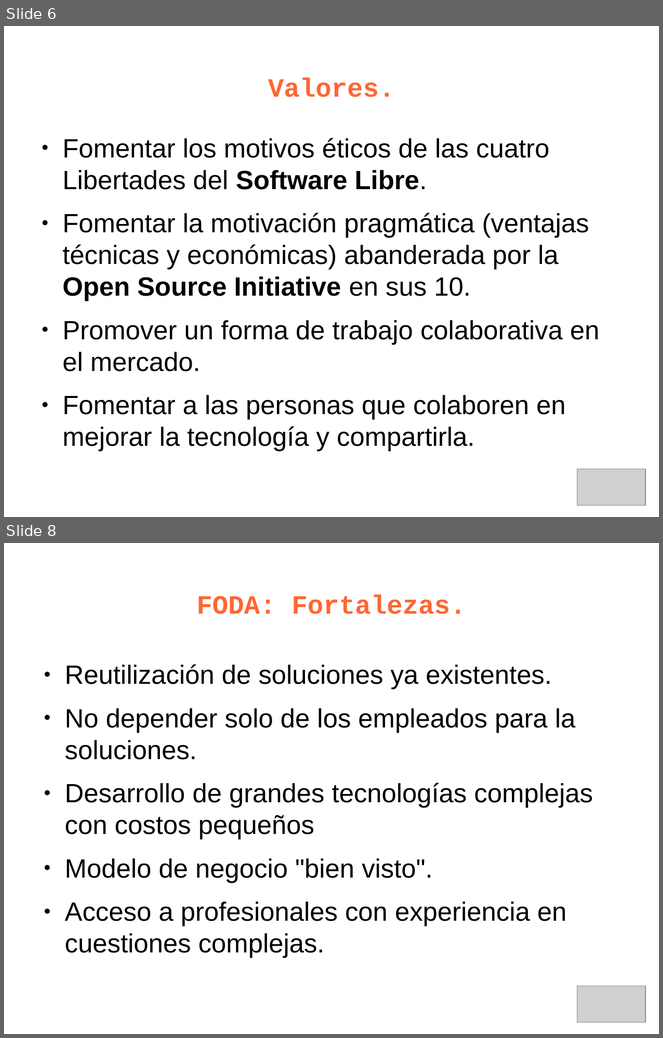
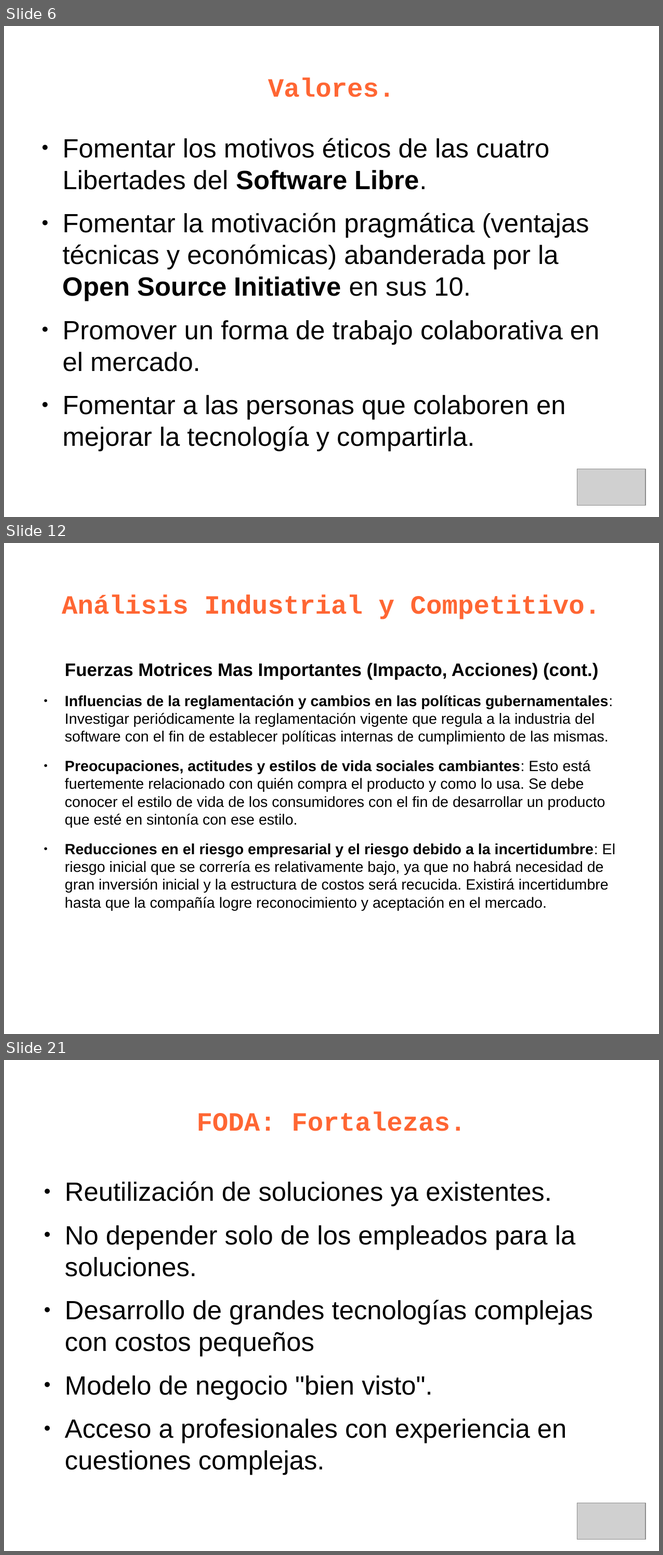
Before and after one commit to leliel12/jbc-utn, a slide deck: 5to/ger_est/kenya_p.odp. Shown one above the other, each under a label of ours: slides 6 and 8 before the commit, slides 6, 12 and 21 after it; the slides between them are not shown. The pictures are 663x1038 and 663x1555 pixels, drawn with LibreOffice and Linux fonts; fonts in the diff are those of the drawing; grey boxes stand for pictures. Boxes give left, top, right and bottom in pixels: in the first picture for what was removed or moved away, otherwise in the second. Text is boxed around its words. In the diff, an @@ line names an element or a change of style, - is before the commit and + after.

```diff
--- a/5to/ger_est/kenya_p.odp
+++ b/5to/ger_est/kenya_p.odp
@@ slide 12 added at (4, 543, 659, 1034), background #FFFFFF @@
@@ title added at (62, 595, 601, 619), 32 pt, text #FF6633, bold @@
+Análisis Industrial y Competitivo.
@@ text added at (65, 663, 616, 911), 18 pt, text #000000 @@
+Fuerzas Motrices Mas Importantes (Impacto, Acciones) (cont.)
+● Influencias de la reglamentación y cambios en las políticas gubernamentales: Investigar periódicamente la reglamentación vigente que regula a la industria del software con el fin de establecer políticas internas de cumplimiento de las mismas.
+● Preocupaciones, actitudes y estilos de vida sociales cambiantes: Esto está fuertemente relacionado con quién compra el producto y como lo usa. Se debe conocer el estilo de vida de los consumidores con el fin de desarrollar un producto que esté en sintonía con ese estilo.
+● Reducciones en el riesgo empresarial y el riesgo debido a la incertidumbre: El riesgo inicial que se correría es relativamente bajo, ya que no habrá necesidad de gran inversión inicial y la estructura de costos será recucida. Existirá incertidumbre hasta que la compañía logre reconocimiento y aceptación en el mercado.
@@ what was slide 8 is now slide 21 @@
```
Also in this commit, not shown: 2 slides changed, 16 other slides added, 1 slide removed, 1 other file.
